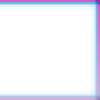
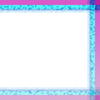
Comparing the layer stacks of the two 100 x 100 images. Changes:
painted on "Top" over [0, 2, 100, 13]
painted on "Side" over [87, 0, 98, 100]
added layer "Layer 1" above "Bottom" over [0, 87, 100, 100]
painted on "Bottom" over [0, 90, 100, 100]
